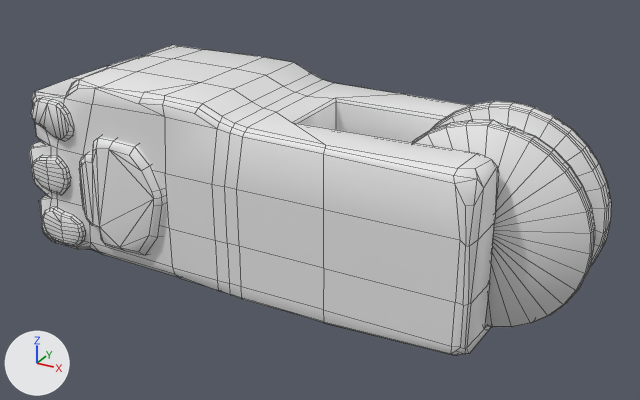
What one commit did to the FBX model Assets/Prefab/Art/GPE/SM_SmallDoor.fbx.
The view is the same before and after, from a camera (50 mm lens) standing at (5.16, -18.68, 9.16) and looking at (-5.08, -0.06, -0.15). Every picture has the same lights, and +X, +Y and +Z are marked at lower left. The picture after the commit comes second. Mesh edges are drawn as thin lines.

Objects in the first picture: 'SmallDoor', 'SmallDoor_Wheel'.
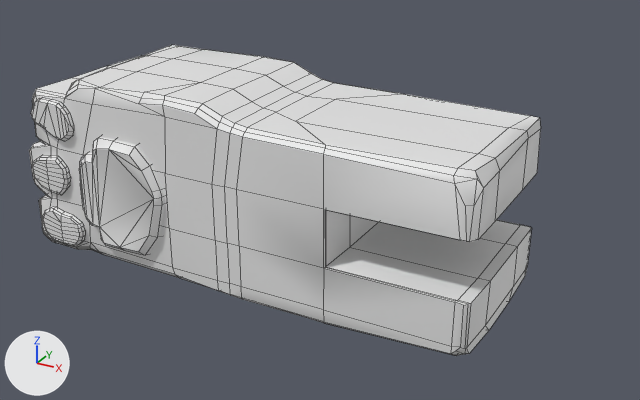
The newer file is also turned or shifted as a whole; pictures and numbers use the older file's frame.

The change, as a diff of the scene's bpy script:
```diff
--- a/Assets/Prefab/Art/GPE/SM_SmallDoor.fbx.py
+++ b/Assets/Prefab/Art/GPE/SM_SmallDoor.fbx.py
@@ me_cube_039 @@
 # used by ob_smalldoor; location = (-0.46, 0.01, 0.42)
 # verts and faces of me_cube_039; kept vertices keep their numbers, new ones are numbered from 645
 # before: 188 (-12.28, -2.14, 1.79) at pixel (34, 91), 200 (-12.46, -2.05, 1.46) at pixel (33, 102), 232 (-11.06, -2.16, 1.87)
-me_cube_039.from_pydata(...)  # 645 vertices, 614 faces; spans x -12.83..0.38, y -2.57..2.33, z -2.74..2.34
+me_cube_039.from_pydata(...)  # 640 vertices, 608 faces; spans x -12.83..0.37, y -2.57..2.33, z -2.74..2.34
+# me_cube_039 part 1
+# 31 vertices are removed from x -4.84..0.38, y -2.29..1.89, z -2.41..1.87
+# 59 faces are deleted
+# 13 vertices move from x -0.15..0.38, y -1.94..2.24, z -2.66..1.87 to x -0.15..0.37, y -2.18..2.14, z -2.66..1.84
+# 26 vertices are added at x -4.77..0.37, y -2.29..2.28, z -2.34..1.84
+# 53 new faces join them
+# me_cube_039 part 2
+verts[188] = (-12.28, -2.05, 1.86)  # moved, pixel (36, 88)
+verts[200] = (-12.46, -2.05, 1.64)  # moved, pixel (32, 95)
+verts[232] = (-11.06, -2.05, 1.87)  # moved
@@ ob_smalldoor_wheel @@
-ob_smalldoor_wheel = bpy.data.objects.new('SmallDoor_Wheel', me_cube_036)
-ob_smalldoor_wheel.location = (-0.46, 0.01, 0.42)
```

What differs and where, as boxes (x1, y1, x2, y2) in the pictures (640 x 400 px; the box of a moved part takes in the faces that stretch with it):
'SmallDoor', reshaped
    before: (29, 45, 499, 356)
    after: (29, 45, 541, 356)
'SmallDoor_Wheel', deleted
    before: (412, 101, 611, 327)
part 1 of me_cube_039, moved or reshaped
    before: (248, 83, 499, 353)
    after: (248, 83, 541, 353)
part 2 of me_cube_039, moved or reshaped
    before: (33, 78, 78, 97)
    after: (32, 78, 78, 99)
